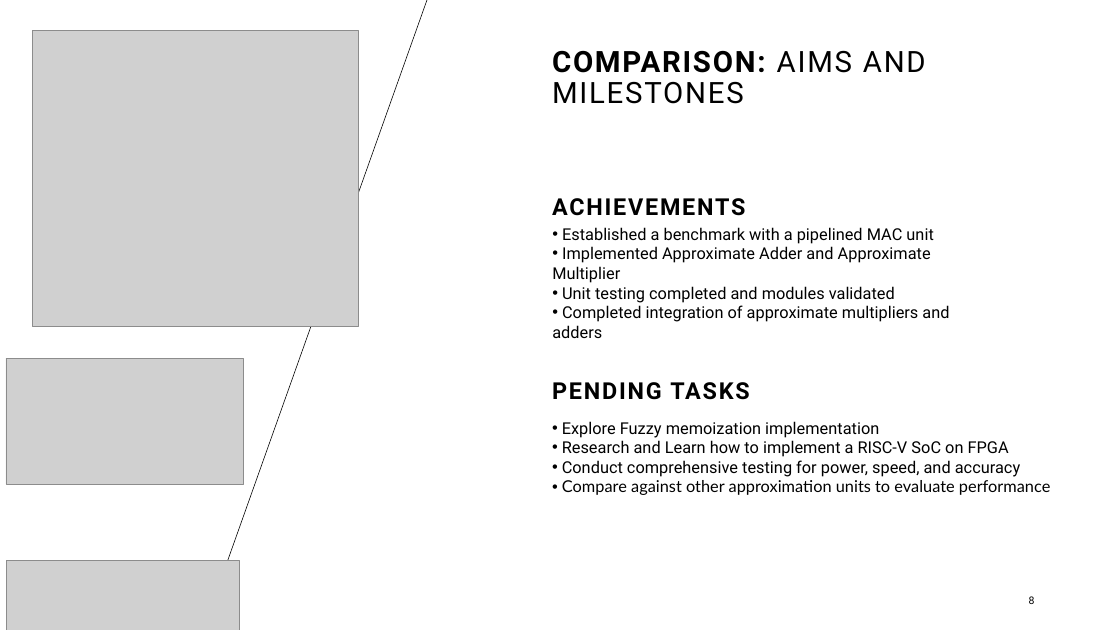
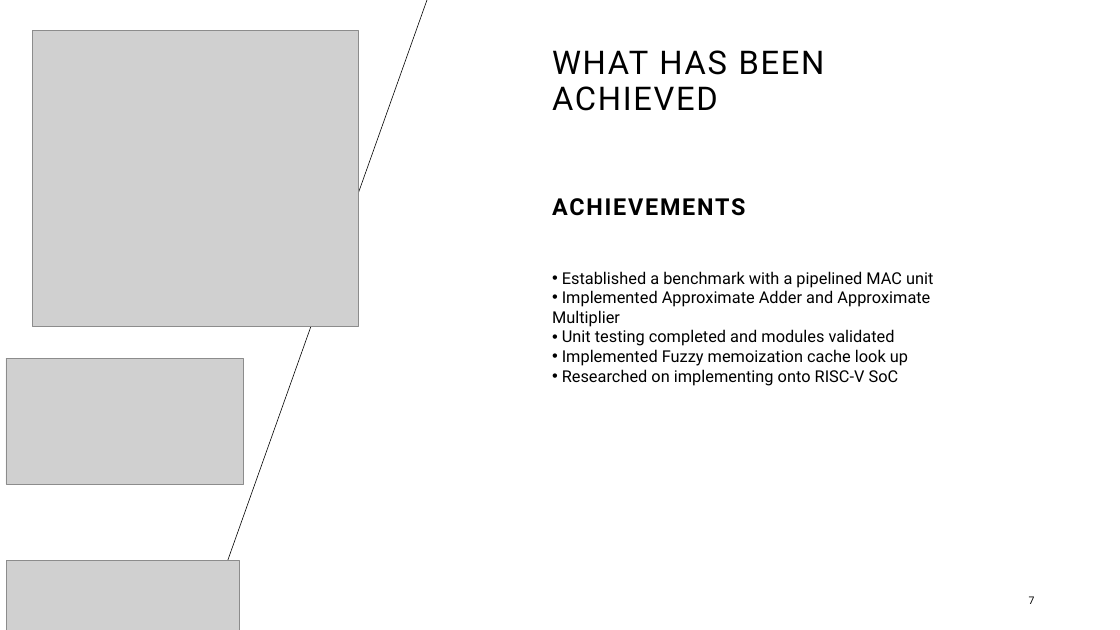
Before and after one commit to AmaanMujawar/EEE381_IIP-Hardware-Accelerator-for-RISCV-Processor, a slide deck: slide 7 of Documents/Symposium/Symposium.pptx (slide 8 before the commit). Drawn at 1120x630 pixels with LibreOffice and Linux fonts; fonts in the diff are those of the drawing; grey boxes stand for pictures; background and template pictures are left out. Boxes give left, top, right and bottom in pixels: in the first picture for what was removed or moved away, otherwise in the second. Text is boxed around its words. In the diff, an @@ line names an element or a change of style, - is before the commit and + after.

```diff
--- a/Documents/Symposium/Symposium.pptx
+++ b/Documents/Symposium/Symposium.pptx
@@ title at box(552, 50, 825, 111): text changed; size 25.2 to 28 pt @@
-COMPARISON: AIMS AND MILESTONES
+WHAT HAS BEEN ACHIEVED
@@ text "Established a benchmark with a ...": place and size @@
-text "Established a benchmark with a ..." at box(552, 227, 949, 338)
+text "Established a benchmark with a ..." at box(552, 271, 933, 386)
@@ text at box(562, 349, 908, 386): text changed @@
-• Completed integration of approximate multipliers and adders
+• Implemented Fuzzy memoization cache look up
+• Researched on implementing onto RISC-V SoC
@@ text removed at box(552, 382, 749, 400) @@
-PENDING TASKS
@@ text removed at box(562, 421, 1050, 495) @@
-• Explore Fuzzy memoization implementation
-• Research and Learn how to implement a RISC-V SoC on FPGA
-• Conduct comprehensive testing for power, speed, and accuracy
-• Compare against other approximation units to evaluate performance
@@ page number at box(1029, 596, 1035, 604): text changed @@
-8
+7
```
Also in this commit, not shown: 4 other slides changed, 1 slide added, 3 slides removed.
